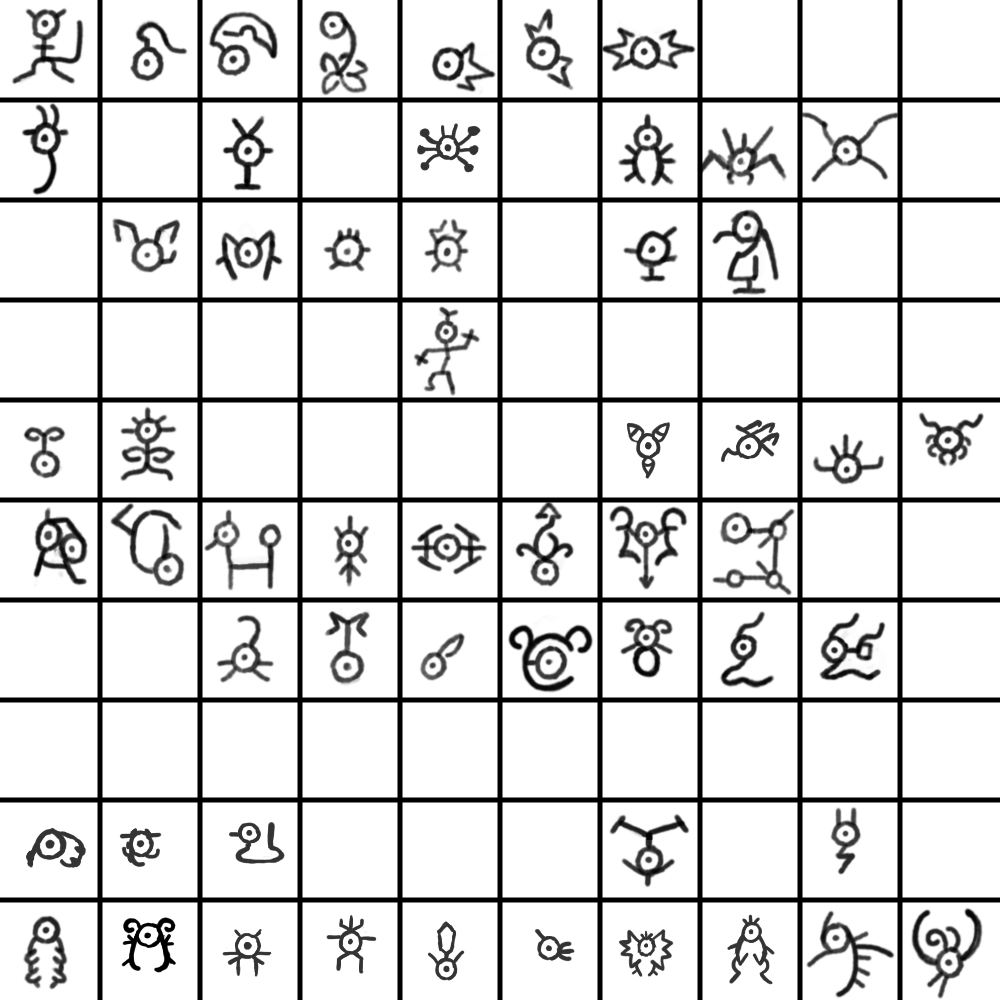
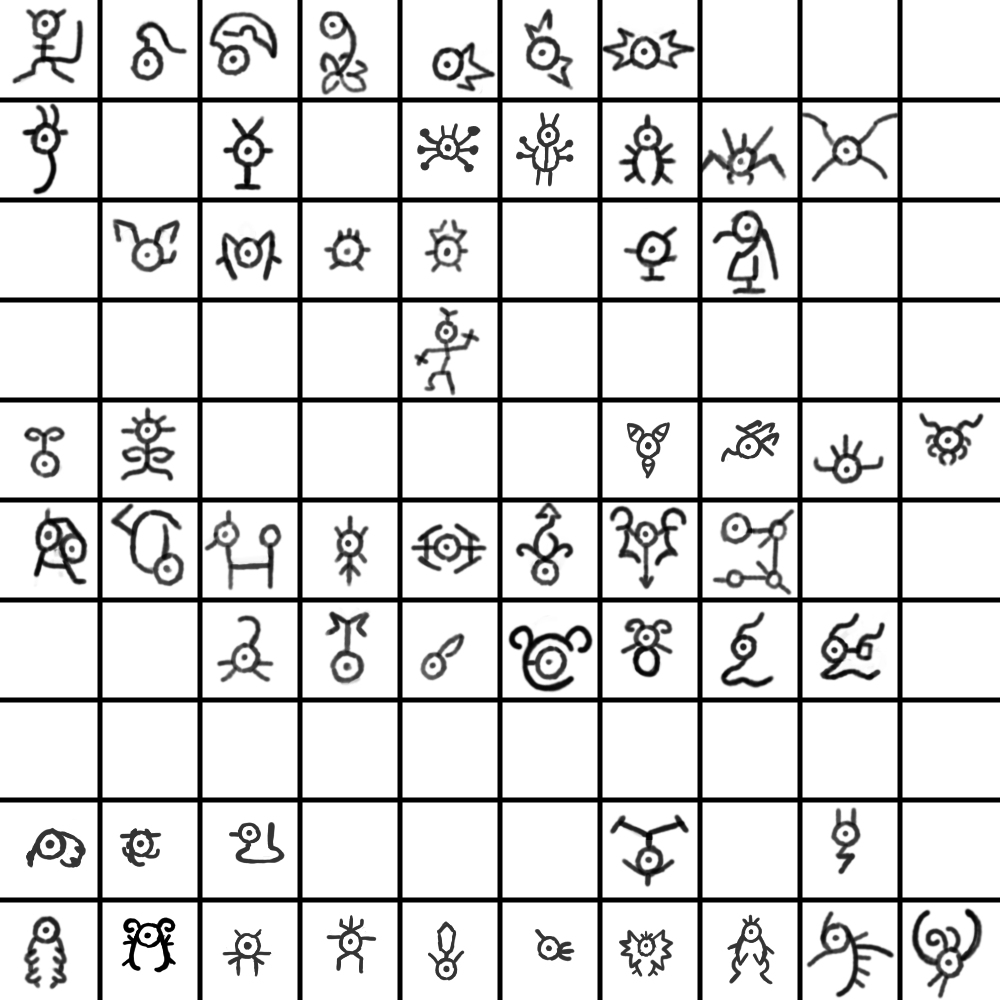
Before/after of a 1000 × 1000 layered artwork. What changed in the layer stack:
painted on "Paint Layer 1" over left=516, top=112, right=574, bottom=187
